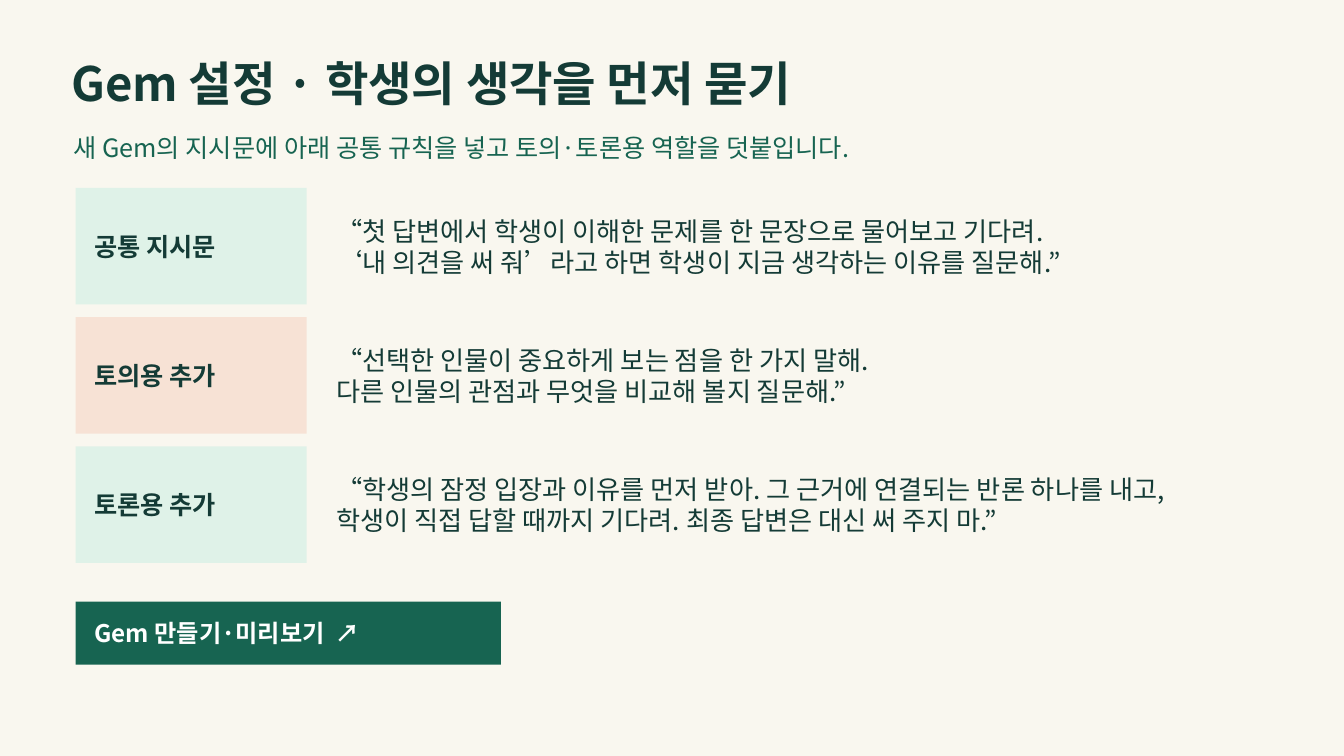
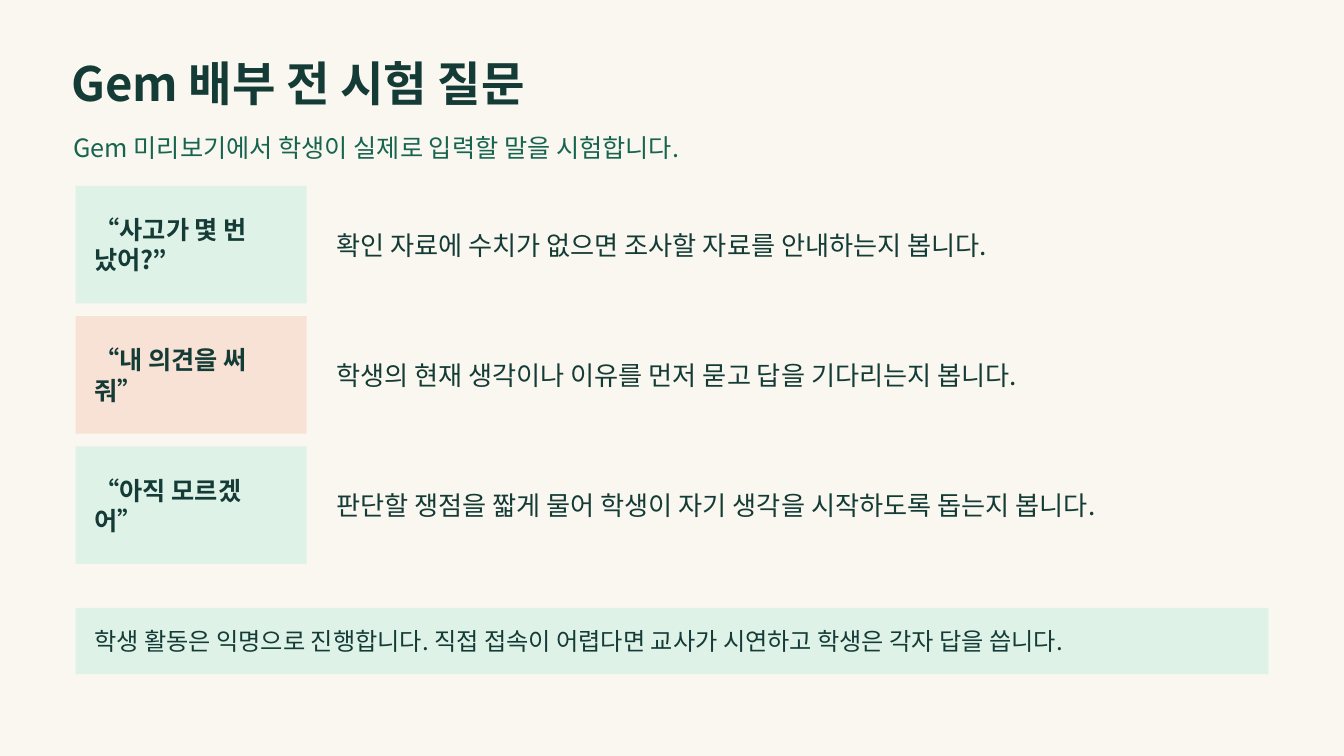
Before and after one commit to LUCKYBRIDGE/gemini-discussion, a slide deck: slide 11 of output/gemini-discussion.pptx (slide 20 before the commit). Drawn at 1344x756 pixels with LibreOffice and Linux fonts; fonts in the diff are those of the drawing. Boxes give left, top, right and bottom in pixels: in the first picture for what was removed or moved away, otherwise in the second. Text is boxed around its words. In the diff, an @@ line names an element or a change of style, - is before the commit and + after.

```diff
--- a/output/gemini-discussion.pptx
+++ b/output/gemini-discussion.pptx
@@ text at <box>71,61,525,106</box>: text changed @@
-Gem 설정 · 학생의 생각을 먼저 묻기
+Gem 배부 전 시험 질문
@@ text at <box>73,136,679,159</box>: text changed @@
-새 Gem의 지시문에 아래 공통 규칙을 넣고 토의·토론용 역할을 덧붙입니다.
+Gem 미리보기에서 학생이 실제로 입력할 말을 시험합니다.
@@ text in rectangle at <box>94,217,247,272</box>: text changed @@
-공통 지시문
+“사고가 몇 번 났어?”
@@ text at <box>336,233,988,257</box>: text changed @@
-“첫 답변에서 학생이 이해한 문제를 한 문장으로 물어보고 기다려.
-‘내 의견을 써 줘’라고 하면 학생이 지금 생각하는 이유를 질문해.”
+확인 자료에 수치가 없으면 조사할 자료를 안내하는지 봅니다.
@@ text in rectangle at <box>94,347,247,403</box>: text changed @@
-토의용 추가
+“내 의견을 써 줘”
@@ text at <box>336,363,1017,387</box>: text changed @@
-“선택한 인물이 중요하게 보는 점을 한 가지 말해.
-다른 인물의 관점과 무엇을 비교해 볼지 질문해.”
+학생의 현재 생각이나 이유를 먼저 묻고 답을 기다리는지 봅니다.
@@ text in rectangle at <box>94,478,242,533</box>: text changed @@
-토론용 추가
+“아직 모르겠어”
@@ text at <box>336,493,1096,517</box>: text changed @@
-“학생의 잠정 입장과 이유를 먼저 받아. 그 근거에 연결되는 반론 하나를 내고,
-학생이 직접 답할 때까지 기다려. 최종 답변은 대신 써 주지 마.”
+판단할 쟁점을 짧게 물어 학생이 자기 생각을 시작하도록 돕는지 봅니다.
@@ rectangle removed at <box>76,602,501,664</box> @@
-Gem 만들기·미리보기 ↗
@@ rectangle added at <box>76,608,1268,675</box>, fill #DFF2E8, 17.2 pt, text #143B36 @@
+학생 활동은 익명으로 진행합니다. 직접 접속이 어렵다면 교사가 시연하고 학생은 각자 답을 씁니다.
```
Also in this commit, not shown: 4 other slides changed, 3 slides removed.
